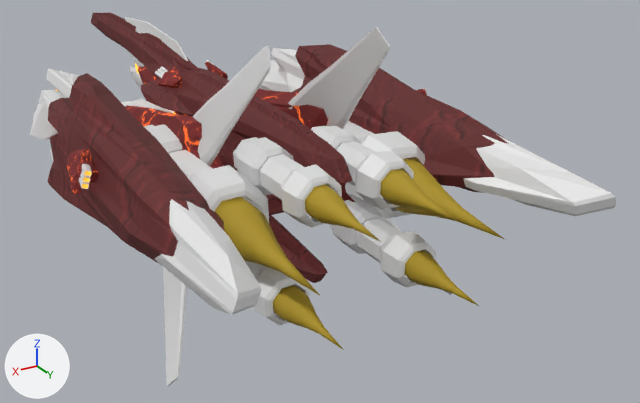
An edit to the Blender file Nyx/nyx.blend, drawn before and after from the same camera.
Before and after are seen from a camera (50 mm lens) standing at (3.59, 8.73, 2.92) and looking at (-1.03, 1.03, -0.93). Every picture has the same lights, and +X, +Y and +Z are marked at lower left.

Objects in the first picture: 'body', 'engine'.
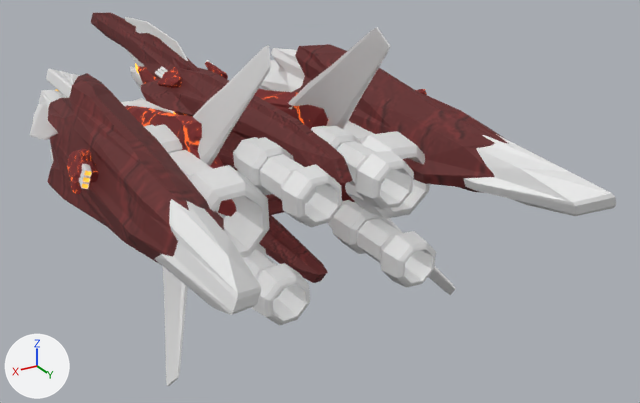
Location of each change, [x1, y1, x2, y2] in pixels of the pictures (640 x 403 px):
'engine', deleted (yellow): before [215, 159, 506, 350]

What changed in the scene script:
```text
Remove ob_engine:
    ob_engine = bpy.data.objects.new('engine', me_engine)
    ob_engine.location = (0.0, 0.0, 0.0)
    ob_engine.rotation_euler = (-1.571, 0.334, 0.0)  # degrees (-90, 19, 0)
    ob_engine.scale = (0.235, 0.235, 0.681)
```
